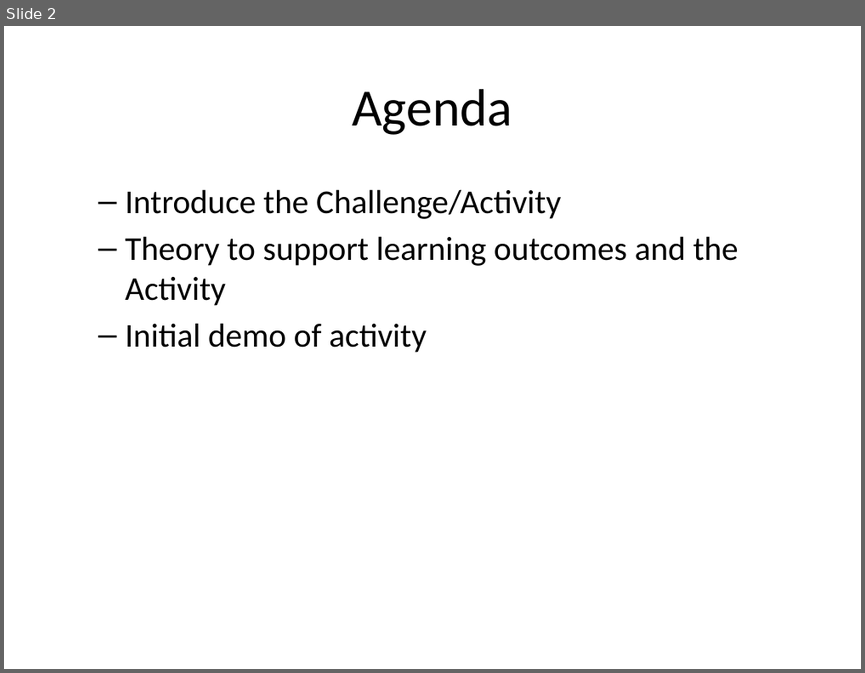
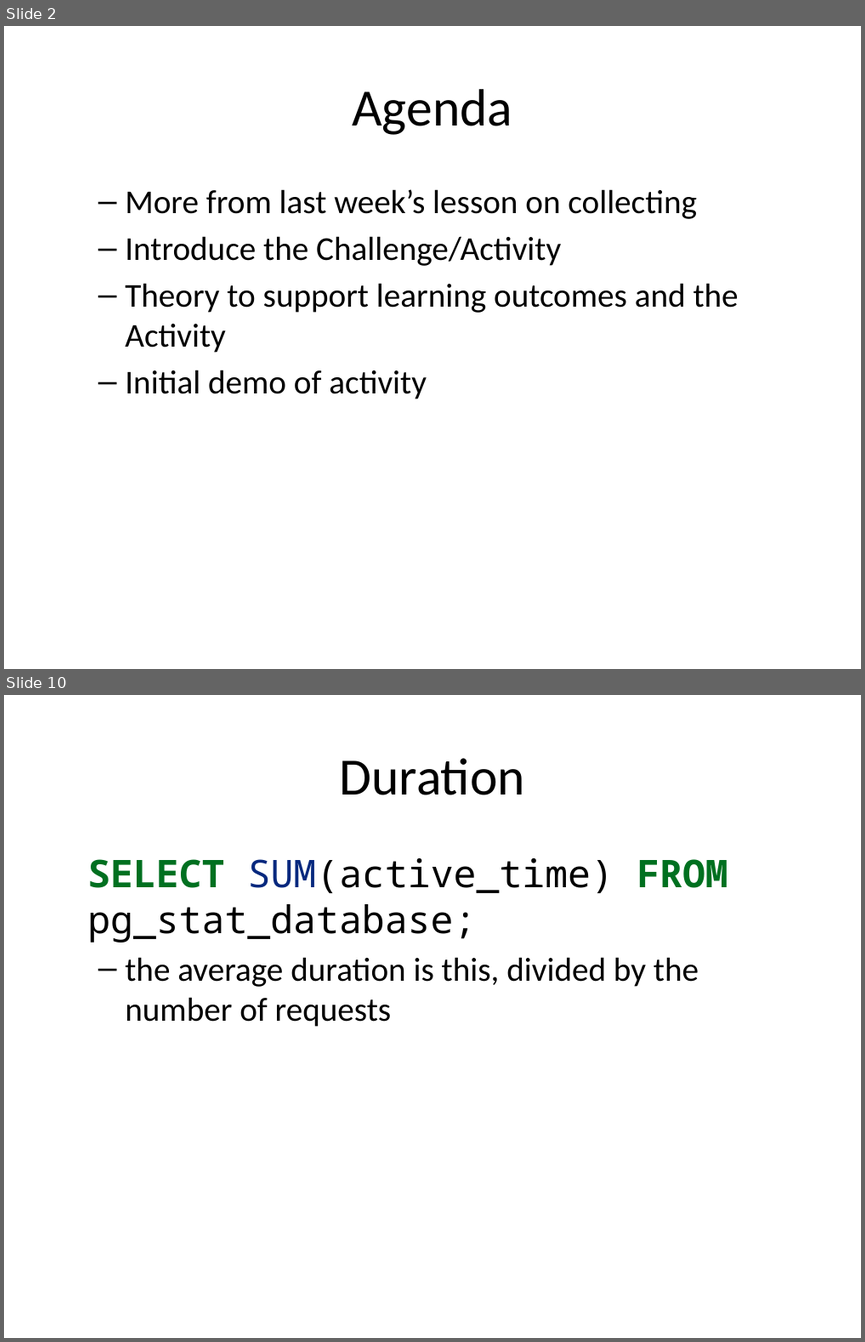
Before and after one commit to rhildred/INFO8985, a slide deck: database_analysis/slides.pptx. Shown one above the other, each under a label of ours: slide 2 before the commit, slides 2 and 10 after it; the slides between them are not shown. The pictures are 865x673 and 865x1342 pixels, drawn with LibreOffice and Linux fonts; fonts in the diff are those of the drawing. Boxes give left, top, right and bottom in pixels: in the first picture for what was removed or moved away, otherwise in the second. Text is boxed around its words. In the diff, an @@ line names an element or a change of style, - is before the commit and + after.

```diff
--- a/database_analysis/slides.pptx
+++ b/database_analysis/slides.pptx
@@ slide 10 added at (4,695,861,1338), background #FFFFFF @@
@@ title added at (340,758,525,795), 44 pt, text #000000 @@
+Duration
@@ text added at (87,858,728,1027), 28 pt, text #000000 @@
+SELECT SUM(active_time) FROM pg_stat_database;
+  – the average duration is this, divided by the number of requests
@@ slide 2 changed as well @@
@@ text at (125,189,697,219): paragraph added @@
+  – More from last week’s lesson on collecting
```
Also in this commit, not shown: 1 other slide changed, 16 other slides added, 15 other files.
